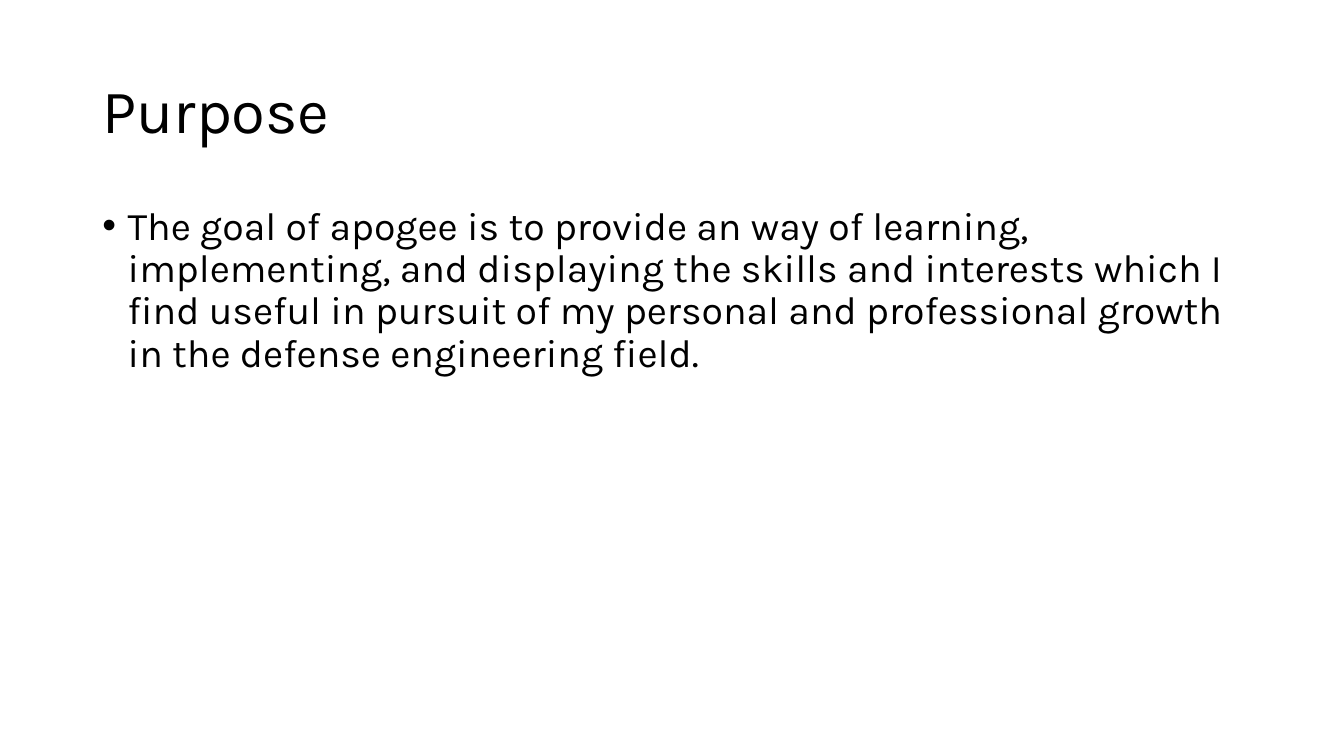
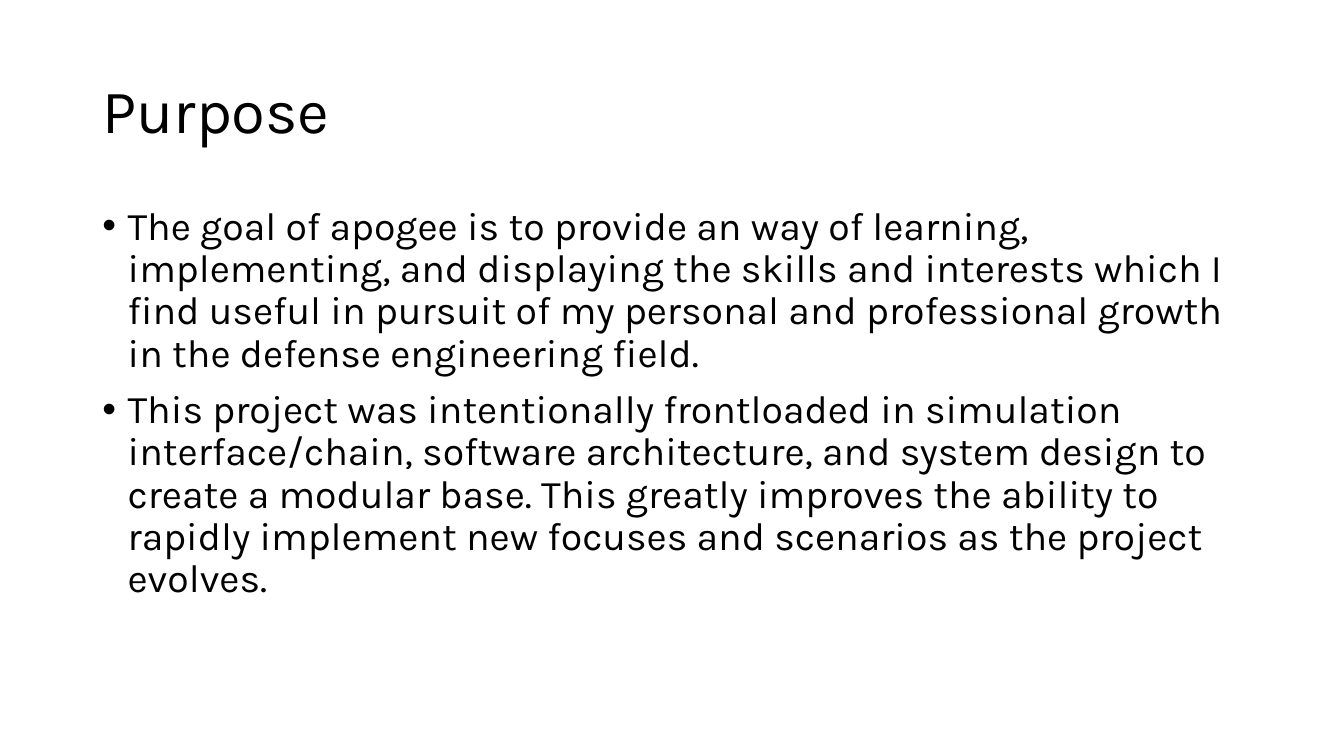
Before and after one commit to jeremyjestel/apogee, a slide deck: slide 2 of docs/Apogee_Progession.pptx. Drawn at 1344x756 pixels with LibreOffice and Linux fonts; fonts in the diff are those of the drawing. Boxes give left, top, right and bottom in pixels: in the first picture for what was removed or moved away, otherwise in the second. Text is boxed around its words. In the diff, an @@ line names an element or a change of style, - is before the commit and + after.

```diff
--- a/docs/Apogee_Progession.pptx
+++ b/docs/Apogee_Progession.pptx
@@ text at (128,396,1206,593): paragraph added @@
+• This project was intentionally frontloaded in simulation interface/chain, software architecture, and system design to create a modular base. This greatly improves the ability to rapidly implement new focuses and scenarios as the project evolves.
```
Also in this commit, not shown: 1 slide added.
